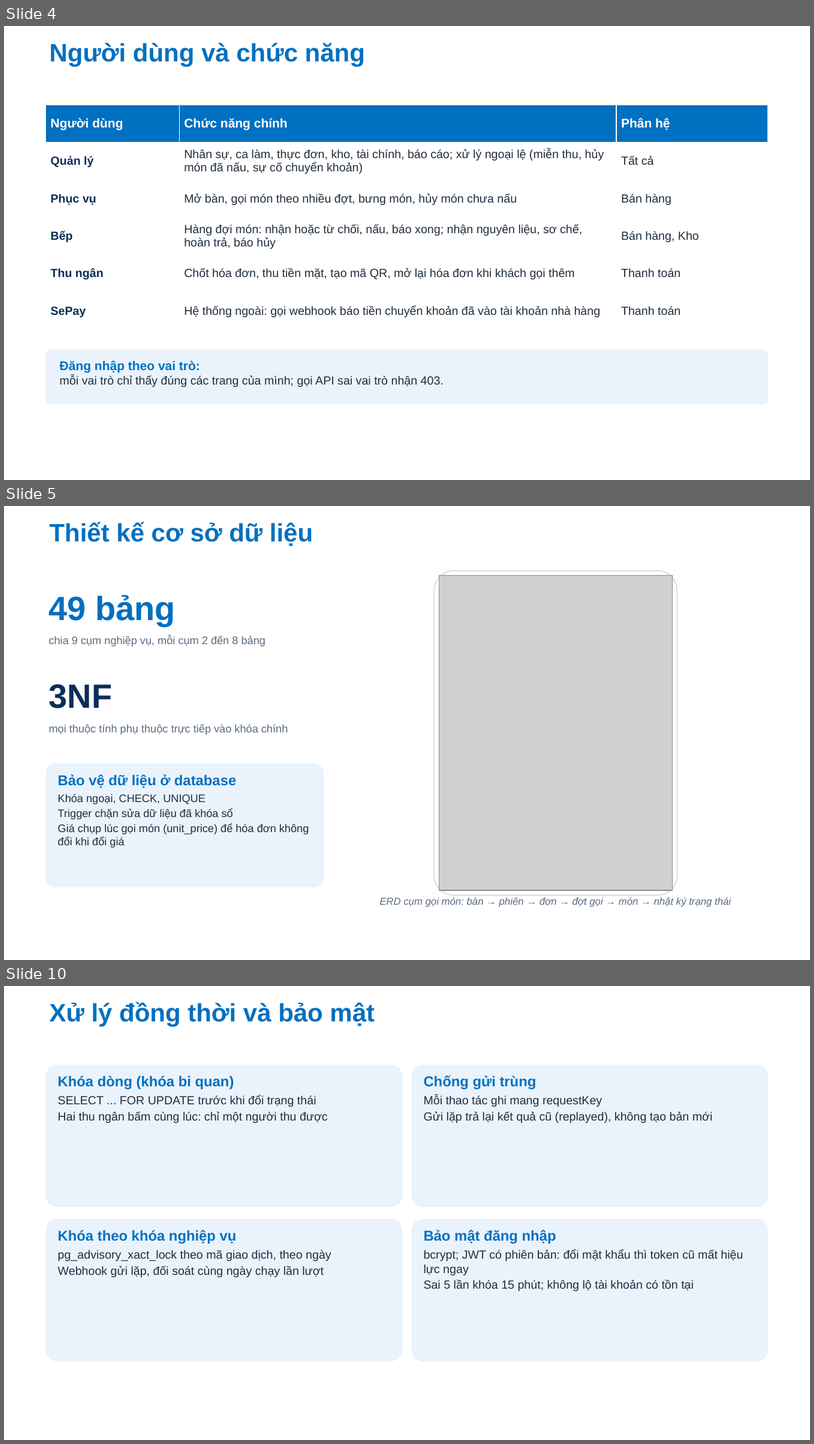
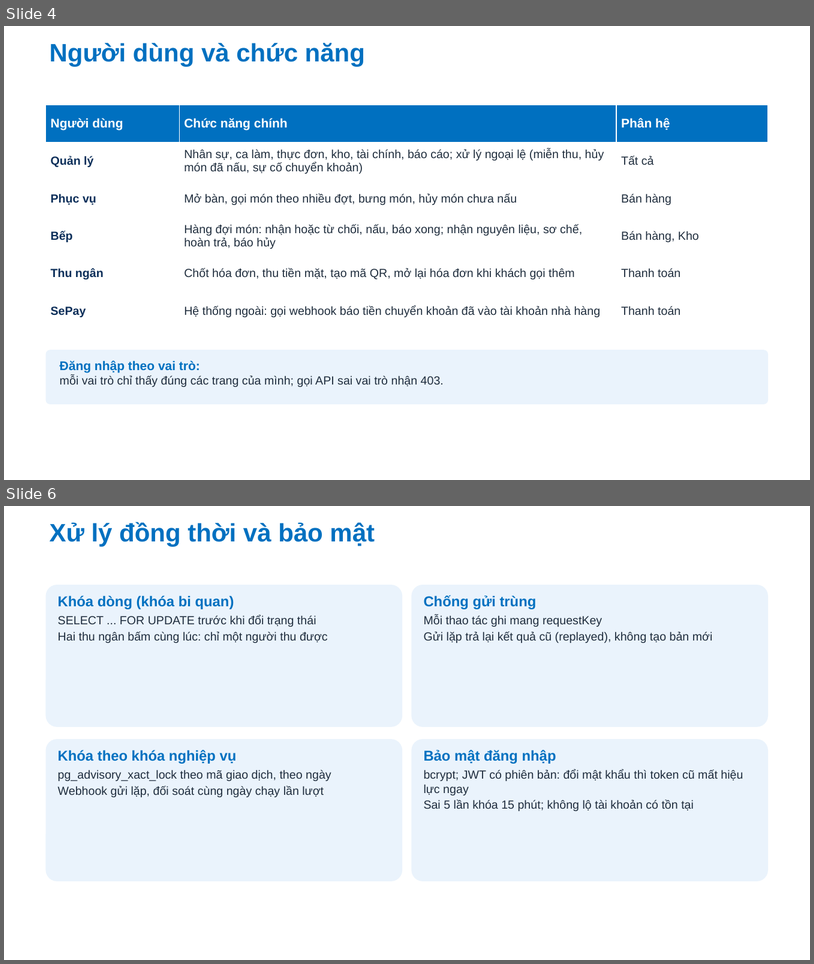
Before and after one commit to Anpham120/restaurant-management-system, a slide deck: docs/bao-cao-ltnc/Slide_LapTrinhNangCao_AtlasRestaurant.pptx. Shown one above the other, each under a label of ours: slides 4, 5 and 10 before the commit, slides 4 and 6 after it; the slides between them are not shown. The pictures are 814x1444 and 814x964 pixels, drawn with LibreOffice and Linux fonts; fonts in the diff are those of the drawing; grey boxes stand for pictures; background and template pictures are left out. Boxes give left, top, right and bottom in pixels: in the first picture for what was removed or moved away, otherwise in the second. Text is boxed around its words. In the diff, an @@ line names an element or a change of style, - is before the commit and + after.

```diff
--- a/docs/bao-cao-ltnc/Slide_LapTrinhNangCao_AtlasRestaurant.pptx
+++ b/docs/bao-cao-ltnc/Slide_LapTrinhNangCao_AtlasRestaurant.pptx
@@ slide 5 removed at (4, 506, 810, 960), background #FFFFFF @@
@@ title removed at (50, 522, 313, 546) @@
-Thiết kế cơ sở dữ liệu
@@ rounded rectangle removed at (435, 571, 678, 895) @@
@@ picture removed at (440, 576, 673, 890) @@
@@ text removed at (49, 595, 176, 625) @@
-49 bảng
@@ text removed at (49, 636, 266, 646) @@
-chia 9 cụm nghiệp vụ, mỗi cụm 2 đến 8 bảng
@@ text removed at (49, 684, 113, 708) @@
-3NF
@@ text removed at (49, 724, 288, 735) @@
-mọi thuộc tính phụ thuộc trực tiếp vào khóa chính
@@ rounded rectangle removed at (46, 763, 324, 887) @@
@@ text removed at (58, 774, 309, 847) @@
-Bảo vệ dữ liệu ở database
-Khóa ngoại, CHECK, UNIQUE
-Trigger chặn sửa dữ liệu đã khóa sổ
-Giá chụp lúc gọi món (unit_price) để hóa đơn không đổi khi đổi giá
@@ text removed at (380, 897, 731, 907) @@
-ERD cụm gọi món: bàn → phiên → đơn → đợt gọi → món → nhật ký trạng thái
@@ what was slide 10 is now slide 6 @@
```
Also in this commit, not shown: 2 slides added, 5 other slides removed, 1 other file.
